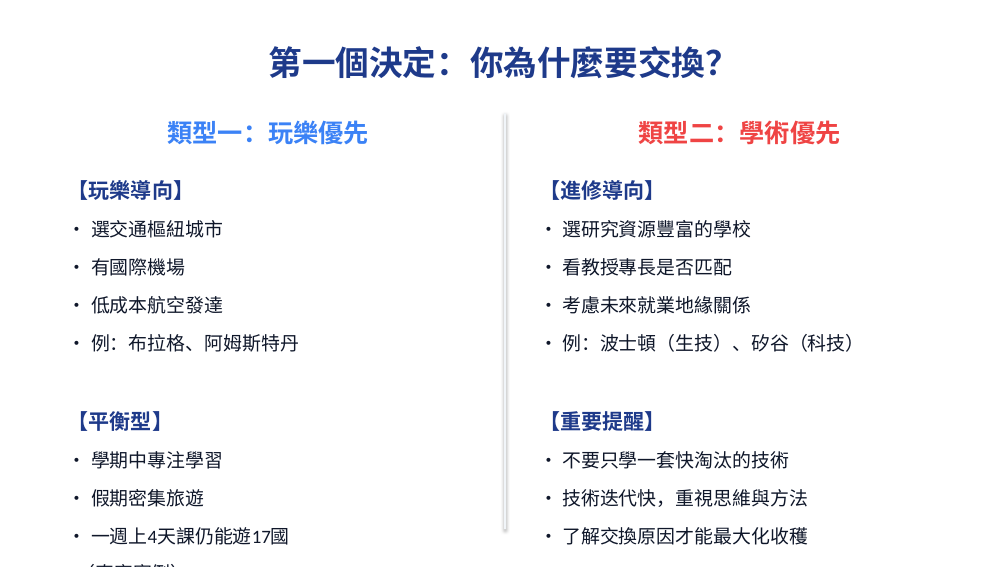
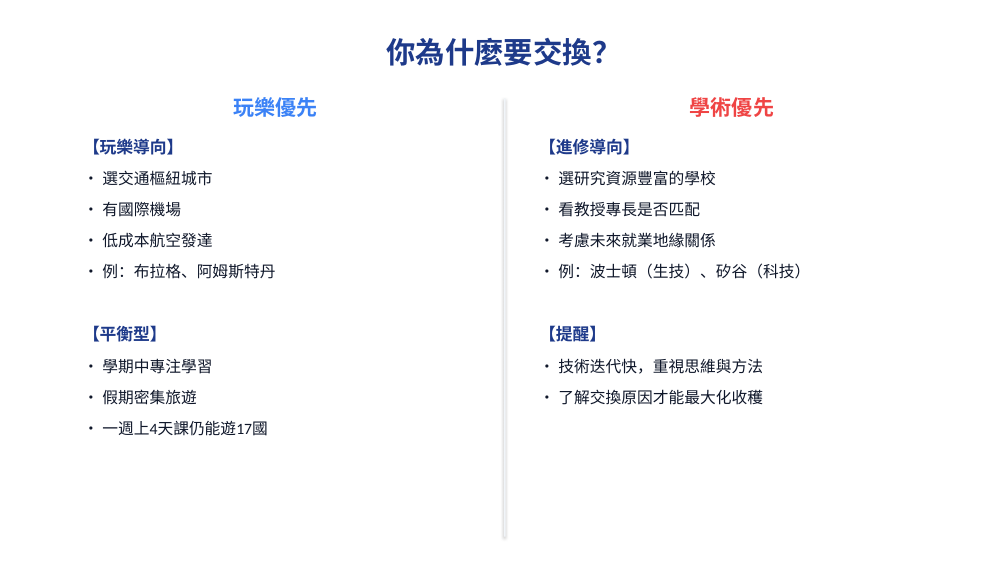
Before and after one commit to thc1006/czech-exchange, a slide deck: slide 5 of 交換經驗分享會_蔡秀吉_百川學程.pptx. Drawn at 1008x567 pixels with LibreOffice and Linux fonts; fonts in the diff are those of the drawing. Boxes give left, top, right and bottom in pixels: in the first picture for what was removed or moved away, otherwise in the second. Text is boxed around its words. In the diff, an @@ line names an element or a change of style, - is before the commit and + after.

```diff
--- a/交換經驗分享會_蔡秀吉_百川學程.pptx
+++ b/交換經驗分享會_蔡秀吉_百川學程.pptx
@@ text at [387,38,622,66]: text changed; size 32 to 28 pt @@
-第一個決定：你為什麼要交換？
+你為什麼要交換？
@@ text at [234,97,318,117]: text changed; size 24 to 20 pt @@
-類型一：玩樂優先
+玩樂優先
@@ rectangle: place and size @@
-rectangle at [504,113,507,529]
+rectangle at [504,98,506,537]
@@ text at [690,97,774,117]: text changed; size 24 to 20 pt @@
-類型二：學術優先
+學術優先
@@ text at [83,138,275,436]: paragraph removed @@
-（真實案例）
@@ text "【玩樂導向】": place and size @@
-text "【玩樂導向】" at [68,180,299,545]
+text "【玩樂導向】" at [83,138,275,436]
@@ text "【玩樂導向】" at [83,138,275,436]: size 20 to 16 pt in "【玩樂導向】", "【平衡型】"; size 18 to 15 pt in "• 選交通樞紐城市", "• 有國際機場", "• 低成本航空發達", "• 例：布拉格、阿姆斯特丹" and 3 more places; line spacing 1.3 to 1.2 @@
@@ text "【進修導向】": place and size @@
-text "【進修導向】" at [539,180,864,545]
+text "【進修導向】" at [539,138,810,405]
@@ text at [539,138,810,405]: size 20 to 16 pt in "【進修導向】"; size 18 to 15 pt in "• 選研究資源豐富的學校", "• 看教授專長是否匹配", "• 考慮未來就業地緣關係", "• 例：波士頓（生技）、矽谷（科技）" and 2 more places; line spacing 1.3 to 1.2 @@
@@ text at [539,325,606,342]: text changed; size 18 to 16 pt; text colour #0F172A to #1E3A8A; bold on @@
-【重要提醒】
-• 不要只學一套快淘汰的技術
+【提醒】
```
Also in this commit, not shown: 19 other slides changed, 1 other file.
